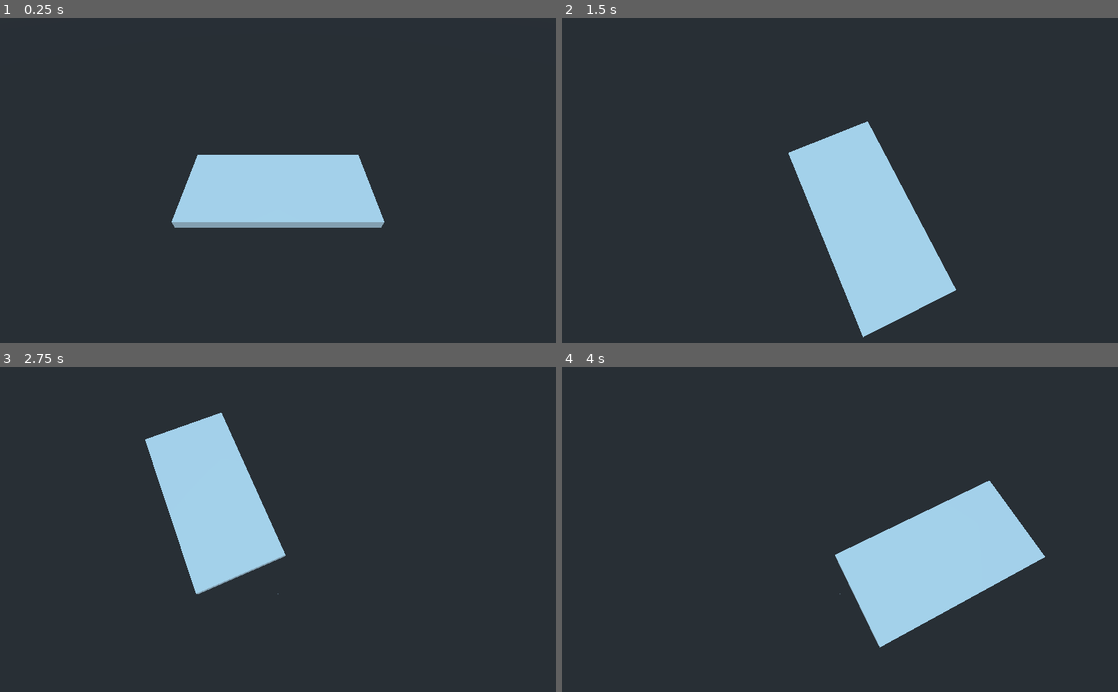
Above: before the commit, frames 1-4 (two rows, left to right).
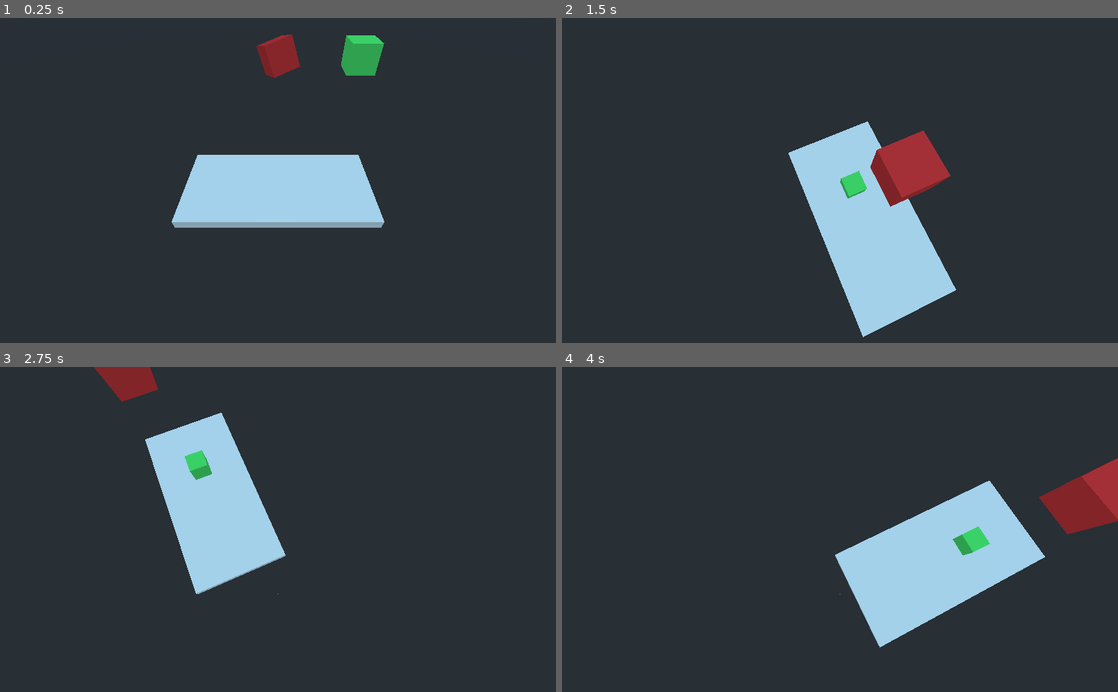
Above: after the commit, the same moments.

Repository: drwhut/tabletop-club
Game: Godot game, scene res://Room.tscn
The game is run twice, just before and just after one commit, with the same random seed, the same clock (stepped at 60 frames per second) and the same inputs. Before the commit the project starts from res://Game.tscn.
Inputs (mouse positions are in pixels of both pictures, inside the frame that each line leads up to):
- Up to frame 1 (0.25 s): no input
- Up to frame 2 (1.5 s): move the mouse to (962, 164) at 0.52 s; hold D (game_right) 0.53-1.28 s; hold Right mouse button (game_rotate) 0.53-1.28 s; click (962, 164) at 0.67 s; move the mouse to (728, 196) at 1.27 s; hold S (game_down) from 1.28 s (still down); right-click (728, 196) at 1.35 s
- Up to frame 3 (2.75 s): move the mouse to (333, 458) at 2.02 s; release S (game_down) at 2.03 s; hold D (game_right) from 2.03 s (still down); hold Right mouse button (game_rotate) from 2.03 s (still down)
- Up to frame 4 (4 s): move the mouse to (812, 594) at 2.77 s; release D (game_right) at 2.78 s; release Right mouse button (game_rotate) at 2.78 s; hold W (game_up) 2.78-3.53 s; right-click (812, 594) at 2.85 s; click (812, 594) at 2.92 s; move the mouse to (1006, 578) at 3.52 s; hold A (game_left) from 3.53 s (still down); hold Right mouse button (game_rotate) from 3.53 s (still down)

The runs differ from the first frame. In frame 1, 1.5% of the frame differs, in the area x 46-70%, y 5-19%; in frame 2, 2.3%; in frame 3, 1.1%; in frame 4, 2.4%, in the area x 70-100%, y 27-58%.

Commit message:
Added functionality for rigidbody pieces to float upright in midair.

Diff:
--- /dev/null
+++ b/game/Die.tscn
@@ -0,0 +1,22 @@
+[gd_scene load_steps=5 format=2]
+
+[ext_resource path="res://Piece.gd" type="Script" id=1]
+
+[sub_resource type="BoxShape" id=1]
+
+[sub_resource type="CubeMesh" id=2]
+
+[sub_resource type="SpatialMaterial" id=3]
+albedo_color = Color( 1, 0.219608, 0.219608, 1 )
+
+[node name="Die" type="RigidBody"]
+script = ExtResource( 1 )
+
+[node name="CollisionShape" type="CollisionShape" parent="."]
+transform = Transform( 0.2, 0, 0, 0, 0.2, 0, 0, 0, 0.2, 0, 0, 0 )
+shape = SubResource( 1 )
+
+[node name="MeshInstance" type="MeshInstance" parent="."]
+transform = Transform( 0.2, 0, 0, 0, 0.2, 0, 0, 0, 0.2, 0, 0, 0 )
+mesh = SubResource( 2 )
+material/0 = SubResource( 3 )
--- a/game/Game.tscn
+++ /dev/null
@@ -1,15 +0,0 @@
-[gd_scene load_steps=3 format=2]
-
-[ext_resource path="res://CameraController.tscn" type="PackedScene" id=1]
-
-[sub_resource type="CubeMesh" id=1]
-
-[node name="Game" type="Spatial"]
-
-[node name="Table" type="MeshInstance" parent="."]
-transform = Transform( 2, 0, 0, 0, 0.1, 0, 0, 0, 1, 0, -0.2, 0 )
-mesh = SubResource( 1 )
-material/0 = null
-
-[node name="CameraController" parent="." instance=ExtResource( 1 )]
-transform = Transform( 1, 0, 0, 0, 0.707107, 0.707107, 0, -0.707107, 0.707107, 0, 0, 0 )
--- /dev/null
+++ b/game/Piece.gd
@@ -0,0 +1,44 @@
+# OpenTabletop
+# Copyright (c) 2020 drwhut
+#
+# Permission is hereby granted, free of charge, to any person obtaining a copy
+# of this software and associated documentation files (the "Software"), to deal
+# in the Software without restriction, including without limitation the rights
+# to use, copy, modify, merge, publish, distribute, sublicense, and/or sell
+# copies of the Software, and to permit persons to whom the Software is
+# furnished to do so, subject to the following conditions:
+#
+# The above copyright notice and this permission notice shall be included in all
+# copies or substantial portions of the Software.
+#
+# THE SOFTWARE IS PROVIDED "AS IS", WITHOUT WARRANTY OF ANY KIND, EXPRESS OR
+# IMPLIED, INCLUDING BUT NOT LIMITED TO THE WARRANTIES OF MERCHANTABILITY,
+# FITNESS FOR A PARTICULAR PURPOSE AND NONINFRINGEMENT. IN NO EVENT SHALL THE
+# AUTHORS OR COPYRIGHT HOLDERS BE LIABLE FOR ANY CLAIM, DAMAGES OR OTHER
+# LIABILITY, WHETHER IN AN ACTION OF CONTRACT, TORT OR OTHERWISE, ARISING FROM,
+# OUT OF OR IN CONNECTION WITH THE SOFTWARE OR THE USE OR OTHER DEALINGS IN THE
+# SOFTWARE.
+
+extends RigidBody
+
+class_name Piece
+
+const LINEAR_FORCE_SCALAR  = 5.0
+const ANGULAR_FORCE_SCALAR = 5.0
+
+func _integrate_forces(state):
+	# Force the piece to the given location.
+	state.apply_central_impulse(Vector3(0, LINEAR_FORCE_SCALAR * (3 - translation.y), 0))
+	# Stops linear harmonic motion.
+	state.apply_central_impulse(-linear_velocity * mass)
+
+	# TODO: Are the following cross products worth optimising?
+
+	# Torque the piece to the upright position on two axes.
+	state.add_torque(ANGULAR_FORCE_SCALAR * (Vector3.UP - transform.basis.y).cross(transform.basis.y))
+	state.add_torque(ANGULAR_FORCE_SCALAR * (Vector3.FORWARD - transform.basis.z).cross(transform.basis.z))
+	# Stops angular harmonic motion.
+	state.add_torque(-angular_velocity)
+
+func _ready():
+	custom_integrator = true
--- /dev/null
+++ b/game/Room.tscn
@@ -0,0 +1,46 @@
+[gd_scene load_steps=8 format=2]
+
+[ext_resource path="res://CameraController.tscn" type="PackedScene" id=1]
+[ext_resource path="res://Die.tscn" type="PackedScene" id=2]
+
+[sub_resource type="CubeMesh" id=1]
+
+[sub_resource type="ConcavePolygonShape" id=2]
+data = PoolVector3Array( -1, 1, 1, 1, 1, 1, -1, -1, 1, 1, 1, 1, 1, -1, 1, -1, -1, 1, 1, 1, -1, -1, 1, -1, 1, -1, -1, -1, 1, -1, -1, -1, -1, 1, -1, -1, 1, 1, 1, 1, 1, -1, 1, -1, 1, 1, 1, -1, 1, -1, -1, 1, -1, 1, -1, 1, -1, -1, 1, 1, -1, -1, -1, -1, 1, 1, -1, -1, 1, -1, -1, -1, 1, 1, 1, -1, 1, 1, 1, 1, -1, -1, 1, 1, -1, 1, -1, 1, 1, -1, -1, -1, 1, 1, -1, 1, -1, -1, -1, 1, -1, 1, 1, -1, -1, -1, -1, -1 )
+
+[sub_resource type="BoxShape" id=3]
+
+[sub_resource type="CubeMesh" id=4]
+
+[sub_resource type="SpatialMaterial" id=5]
+albedo_color = Color( 0.34902, 1, 0.435294, 1 )
+
+[node name="Room" type="Spatial"]
+
+[node name="Table" type="MeshInstance" parent="."]
+transform = Transform( 2, 0, 0, 0, 0.1, 0, 0, 0, 1, 0, -0.2, 0 )
+mesh = SubResource( 1 )
+material/0 = null
+
+[node name="StaticBody" type="StaticBody" parent="Table"]
+
+[node name="CollisionShape" type="CollisionShape" parent="Table/StaticBody"]
+shape = SubResource( 2 )
+
+[node name="CameraController" parent="." instance=ExtResource( 1 )]
+transform = Transform( 1, 0, 0, 0, 0.707107, 0.707107, 0, -0.707107, 0.707107, 0, 0, 0 )
+
+[node name="Die" parent="." instance=ExtResource( 2 )]
+transform = Transform( -0.0963797, -0.852564, -0.513659, -0.573318, 0.469405, -0.67154, 0.813645, 0.229767, -0.534031, 0, 1.19229, 0 )
+
+[node name="RigidBody" type="RigidBody" parent="."]
+transform = Transform( 1, 0, 0, 0, 1, 0, 0, 0, 1, 1.15527, 2.72278, 0 )
+
+[node name="CollisionShape" type="CollisionShape" parent="RigidBody"]
+transform = Transform( 0.2, 0, 0, 0, 0.2, 0, 0, 0, 0.2, 0, 0, 0 )
+shape = SubResource( 3 )
+
+[node name="MeshInstance" type="MeshInstance" parent="RigidBody"]
+transform = Transform( 0.2, 0, 0, 0, 0.2, 0, 0, 0, 0.2, 0, 0, 0 )
+mesh = SubResource( 4 )
+material/0 = SubResource( 5 )
--- a/game/project.godot
+++ b/game/project.godot
@@ -8,16 +8,21 @@
 
 config_version=4
 
-_global_script_classes=[  ]
+_global_script_classes=[ {
+"base": "RigidBody",
+"class": "Piece",
+"language": "GDScript",
+"path": "res://Piece.gd"
+} ]
 _global_script_class_icons={
-
+"Piece": ""
 }
 
 [application]
 
 config/name="OpenTabletop"
 config/description="An open-source platform for playing tabletop games in a 3D environment, made with the Godot Engine!"
-run/main_scene="res://Game.tscn"
+run/main_scene="res://Room.tscn"
 config/icon="res://icon.png"
 
 [input]
